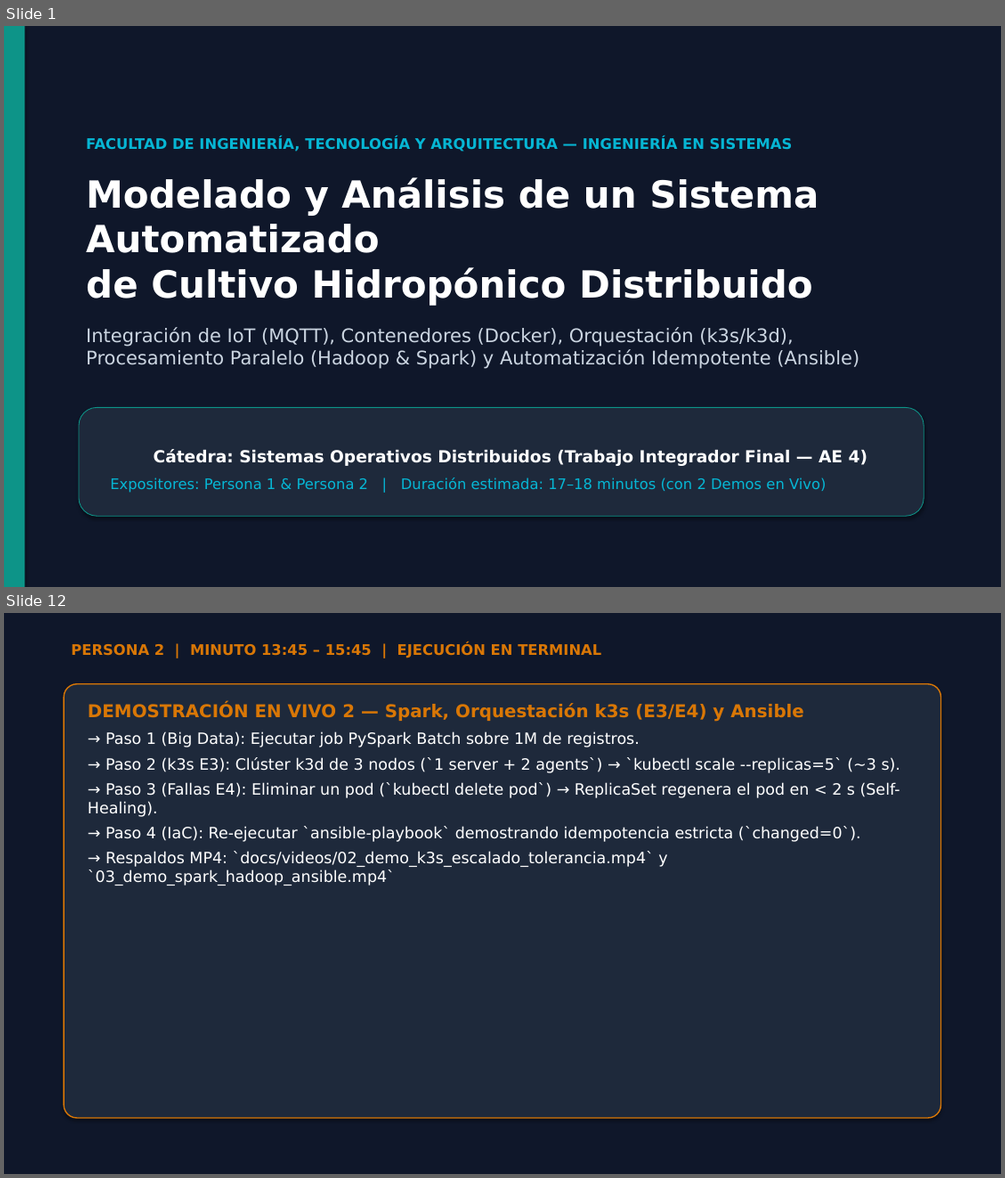
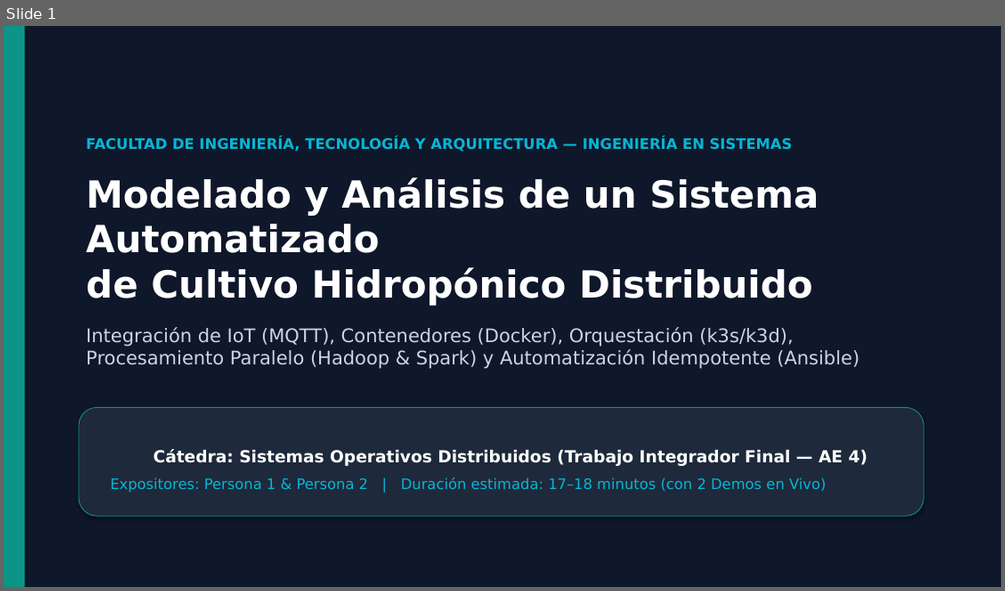
Before and after one commit to MatiasCarlsson/SOD, a slide deck: docs/Presentacion_TIF_SOD_2026.pptx. Shown one above the other, each under a label of ours: slides 1 and 12 before the commit, slide 1 after it; the slides between them are not shown. The pictures are 1005x1178 and 1005x591 pixels, drawn with LibreOffice and Linux fonts; fonts in the diff are those of the drawing. Boxes give left, top, right and bottom in pixels: in the first picture for what was removed or moved away, otherwise in the second. Text is boxed around its words. In the diff, an @@ line names an element or a change of style, - is before the commit and + after.

Commit message:
Embed MP4 demo videos into PPTX presentation

```diff
--- a/docs/Presentacion_TIF_SOD_2026.pptx
+++ b/docs/Presentacion_TIF_SOD_2026.pptx
@@ slide 12 removed at (4,613,1001,1174), background #0F172A @@
@@ text removed at (71,642,601,658) @@
-PERSONA 2 | MINUTO 13:45 – 15:45 | EJECUCIÓN EN TERMINAL
@@ rounded rectangle removed at (64,684,941,1118) @@
@@ text removed at (88,703,900,885) @@
-DEMOSTRACIÓN EN VIVO 2 — Spark, Orquestación k3s (E3/E4) y Ansible
-→ Paso 1 (Big Data): Ejecutar job PySpark Batch sobre 1M de registros.
-→ Paso 2 (k3s E3): Clúster k3d de 3 nodos (`1 server + 2 agents`) → `kubectl scale --replicas=5` (~3 s).
-→ Paso 3 (Fallas E4): Eliminar un pod (`kubectl delete pod`) → ReplicaSet regenera el pod en < 2 s (Self-Healing).
-→ Paso 4 (IaC): Re-ejecutar `ansible-playbook` demostrando idempotencia estricta (`changed=0`).
-→ Respaldos MP4: `docs/videos/02_demo_k3s_escalado_tolerancia.mp4` y `03_demo_spark_hadoop_ansible.mp4`
```
Also in this commit, not shown: 12 slides changed, 3 slides added, 1 other slide removed, 2 other files.
